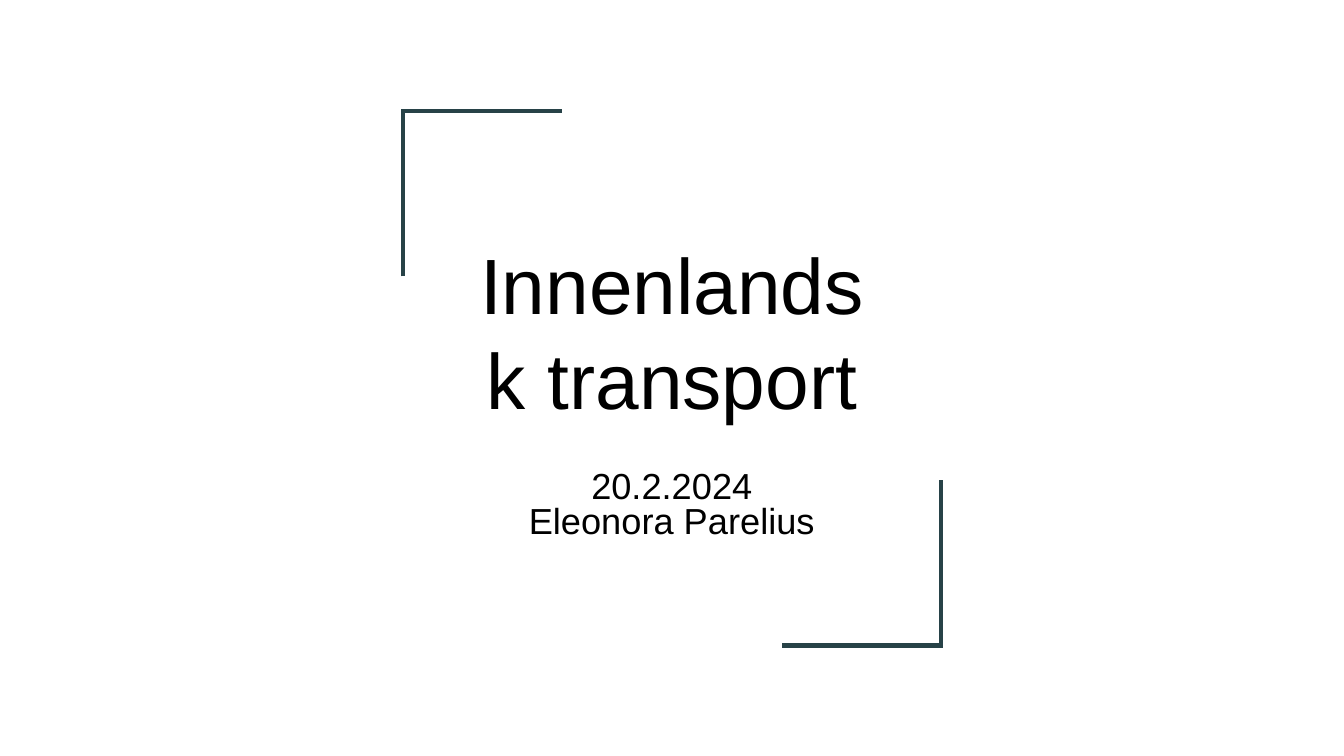
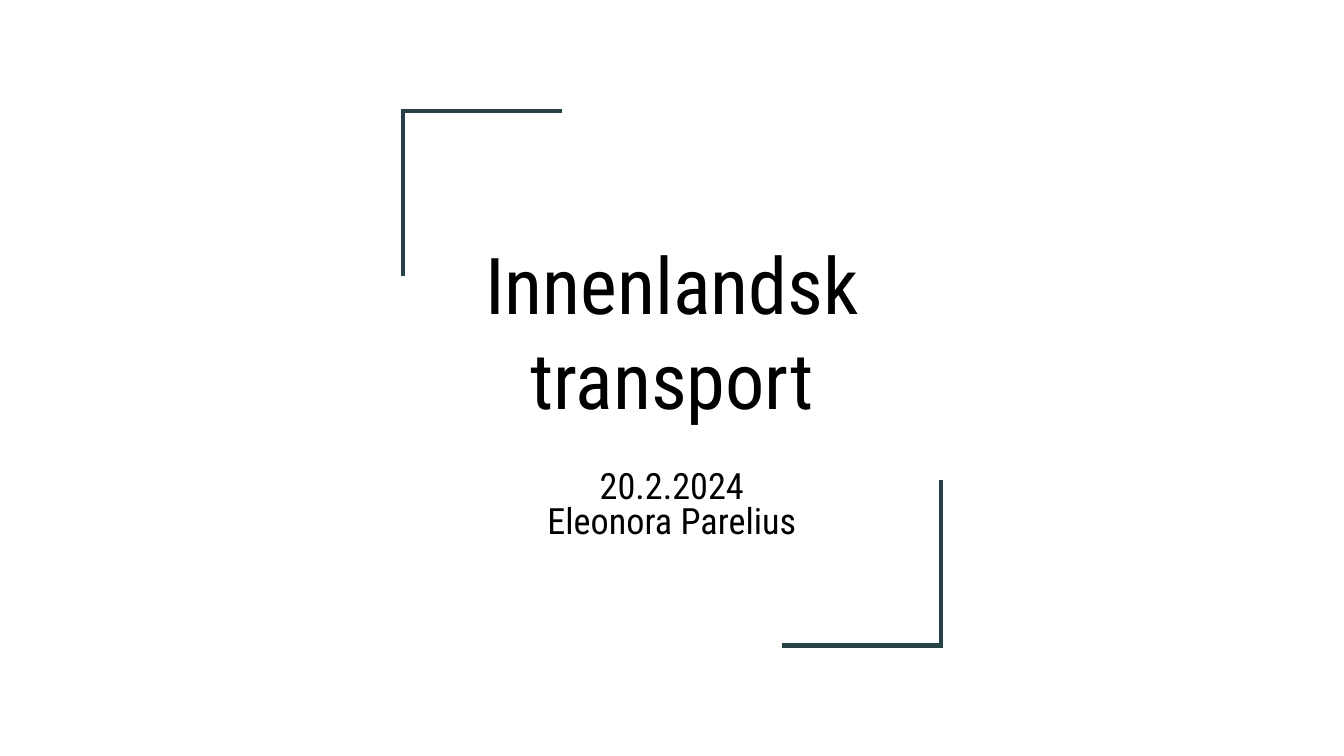
Before and after one commit to nori-parelius/InnenlandskTransport, a slide deck: slide 1 of SSB.odp. Drawn at 1344x756 pixels with LibreOffice and Linux fonts; fonts in the diff are those of the drawing. Boxes give left, top, right and bottom in pixels: in the first picture for what was removed or moved away, otherwise in the second. Text is boxed around its words. In the diff, an @@ line names an element or a change of style, - is before the commit and + after.

```diff
--- a/SSB.odp
+++ b/SSB.odp
@@ title "Innenlandsk transport" at (x1=485, y1=255, x2=859, y2=425): font Arial to Roboto Condensed @@
@@ subtitle "20.2.2024" at (x1=547, y1=473, x2=797, y2=535): font Arial to Roboto Condensed @@
```
Also in this commit, not shown: 11 other slides changed, 12 other files.
